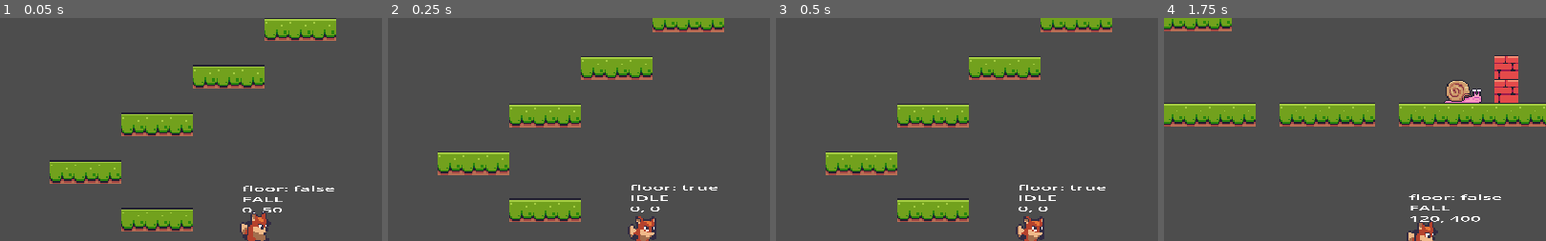
Above: before the commit, frames 1-4 (left to right).
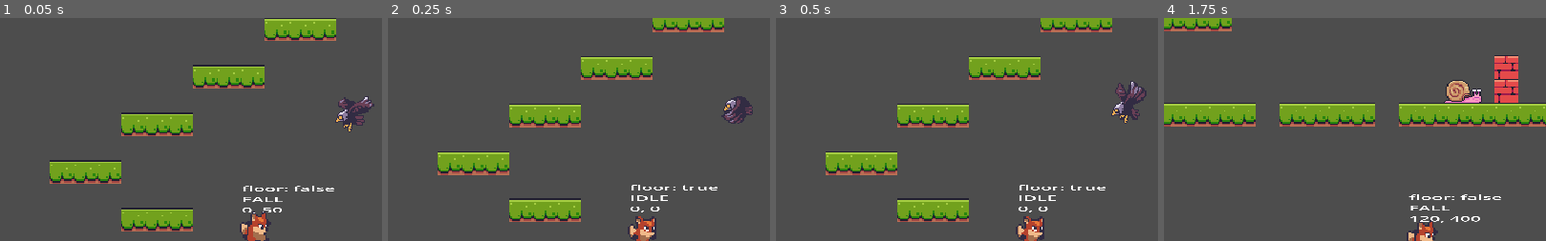
Above: after the commit, the same moments.

Repository: bluewind109/Foxy-Antics
Game: Godot game, scene res://level_base/level_base.tscn
Two runs of this game, one before a commit and one after it. Both use one fixed random seed, a clock stepped at 60 frames per second and the inputs below. The project has no main scene, so this scene is started directly.
Inputs:
- Up to frame 1 (0.05 s): no input
- Up to frame 2 (0.25 s): no input
- Up to frame 3 (0.5 s): no input
- Up to frame 4 (1.75 s): hold Right (right) from 0.53 s (still down); tap Space (jump) at 0.77, 1.52 s
The pictures show only the part of the screen within x 16-66%, y 4-54%; the shares and areas given below are measured in that part.

The runs differ from the first frame. In frame 1, 0.9% of the frame differs, in the area x 87-98%, y 35-52%; in frame 2, 0.7%; in frame 3, 1.0%, in the area x 87-97%, y 28-48%; in frame 4, nothing differs.

Commit message:
Add Eagle enemy

Diff:
--- /dev/null
+++ b/enemy/eagle/eagle.gd
@@ -0,0 +1,13 @@
+extends EnemyBase
+
+@onready var animated_sprite_2d = $AnimatedSprite2D
+@onready var player_detector = $PlayerDetector
+@onready var direction_timer = $DirectionTimer
+
+
+func _physics_process(delta):
+	super._physics_process(delta)
+
+
+func _on_visible_on_screen_notifier_2d_screen_entered():
+	animated_sprite_2d.play("fly")
--- /dev/null
+++ b/enemy/eagle/eagle.tscn
@@ -0,0 +1,65 @@
+[gd_scene load_steps=10 format=3 uid="uid://dk5dbxmyuf160"]
+
+[ext_resource type="PackedScene" uid="uid://cjk8xyww4jayk" path="res://enemy/enemy_base/enemy_base.tscn" id="1_5ajdr"]
+[ext_resource type="Texture2D" uid="uid://e7x58qhre0oe" path="res://assets/enemies/eagle/eagle-attack.png" id="2_dfh0q"]
+[ext_resource type="Script" path="res://enemy/eagle/eagle.gd" id="2_g48g6"]
+
+[sub_resource type="AtlasTexture" id="AtlasTexture_qouet"]
+atlas = ExtResource("2_dfh0q")
+region = Rect2(0, 0, 40, 41)
+
+[sub_resource type="AtlasTexture" id="AtlasTexture_oclb3"]
+atlas = ExtResource("2_dfh0q")
+region = Rect2(40, 0, 40, 41)
+
+[sub_resource type="AtlasTexture" id="AtlasTexture_u6xqp"]
+atlas = ExtResource("2_dfh0q")
+region = Rect2(80, 0, 40, 41)
+
+[sub_resource type="AtlasTexture" id="AtlasTexture_8gypy"]
+atlas = ExtResource("2_dfh0q")
+region = Rect2(120, 0, 40, 41)
+
+[sub_resource type="SpriteFrames" id="SpriteFrames_58qmc"]
+animations = [{
+"frames": [{
+"duration": 1.0,
+"texture": SubResource("AtlasTexture_qouet")
+}, {
+"duration": 1.0,
+"texture": SubResource("AtlasTexture_oclb3")
+}, {
+"duration": 1.0,
+"texture": SubResource("AtlasTexture_u6xqp")
+}, {
+"duration": 1.0,
+"texture": SubResource("AtlasTexture_8gypy")
+}],
+"loop": true,
+"name": &"fly",
+"speed": 6.0
+}]
+
+[sub_resource type="CircleShape2D" id="CircleShape2D_m8cax"]
+radius = 7.07107
+
+[node name="Eagle" instance=ExtResource("1_5ajdr")]
+collision_layer = 0
+collision_mask = 0
+script = ExtResource("2_g48g6")
+
+[node name="AnimatedSprite2D" parent="." index="1"]
+scale = Vector2(0.75, 0.75)
+sprite_frames = SubResource("SpriteFrames_58qmc")
+animation = &"fly"
+frame = 1
+frame_progress = 0.413231
+
+[node name="CollisionShape2D" type="CollisionShape2D" parent="." index="2"]
+shape = SubResource("CircleShape2D_m8cax")
+
+[node name="PlayerDetector" type="RayCast2D" parent="." index="3"]
+target_position = Vector2(0, 200)
+
+[node name="DirectionTimer" type="Timer" parent="." index="4"]
+wait_time = 3.0
--- a/level_base/level_base.tscn
+++ b/level_base/level_base.tscn
@@ -6,6 +6,7 @@
 [ext_resource type="PackedScene" uid="uid://bfsovpbkbd7p1" path="res://player/player.tscn" id="3_r1jgr"]
 [ext_resource type="PackedScene" uid="uid://b587jxlxycvr8" path="res://enemy/snail/snail.tscn" id="5_l3ur3"]
 [ext_resource type="PackedScene" uid="uid://b6v0ceryvhnvj" path="res://enemy/frog/frog.tscn" id="6_ir205"]
+[ext_resource type="PackedScene" uid="uid://dk5dbxmyuf160" path="res://enemy/eagle/eagle.tscn" id="7_kcurh"]
 
 [sub_resource type="TileSetAtlasSource" id="TileSetAtlasSource_ow75y"]
 texture = ExtResource("1_2dfj2")
@@ -551,3 +552,6 @@
 
 [node name="Frog" parent="." instance=ExtResource("6_ir205")]
 position = Vector2(466, -213)
+
+[node name="Eagle" parent="." instance=ExtResource("7_kcurh")]
+position = Vector2(348, -240)
Not shown: 1 places in level_base/level_base.tscn that only renumber resources
